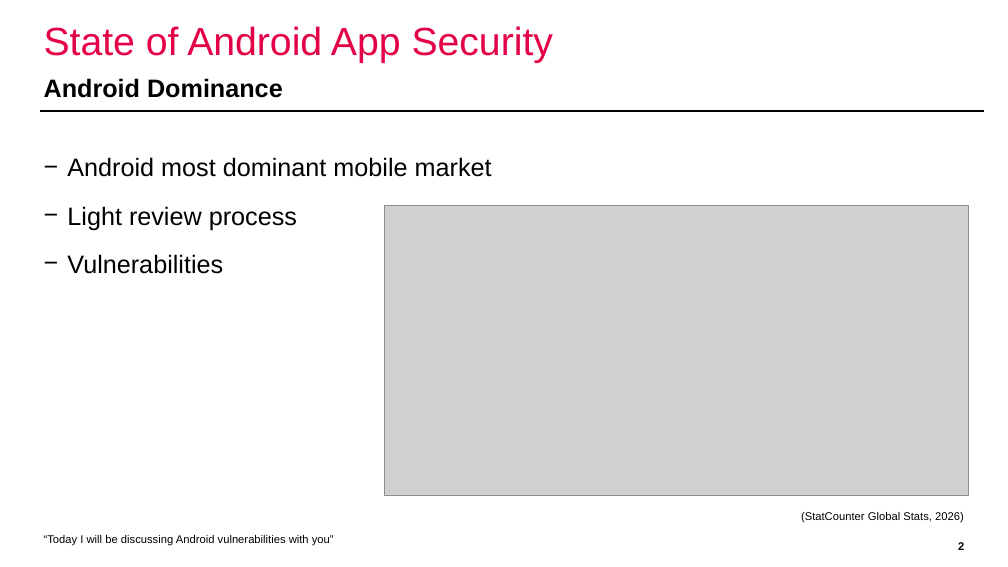
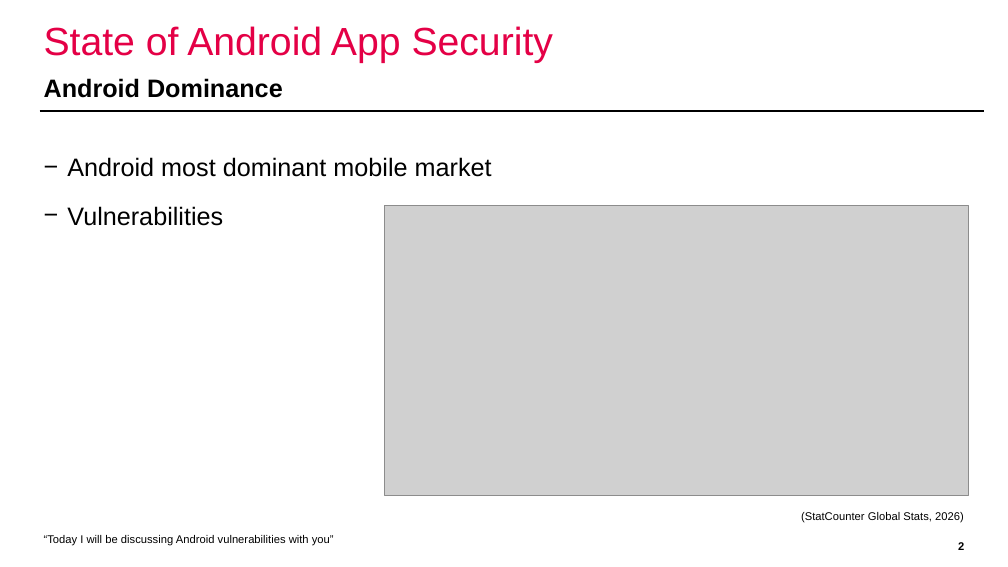
Before and after one commit to domi-cmd/Reference_Application_for_OWASP_MASTG, a slide deck: slide 2 of dev_documents/presentation/ba_thesis_presentation_kronig.pptx. Drawn at 1008x567 pixels with LibreOffice and Linux fonts; fonts in the diff are those of the drawing; grey boxes stand for pictures; background and template pictures are left out. Boxes give left, top, right and bottom in pixels: in the first picture for what was removed or moved away, otherwise in the second. Text is boxed around its words. In the diff, an @@ line names an element or a change of style, - is before the commit and + after.

```diff
--- a/dev_documents/presentation/ba_thesis_presentation_kronig.pptx
+++ b/dev_documents/presentation/ba_thesis_presentation_kronig.pptx
@@ text at [67,206,297,230]: paragraph removed @@
-− Light review process
```
Also in this commit, not shown: 12 other slides changed, 2 slides added, 2 slides removed.
